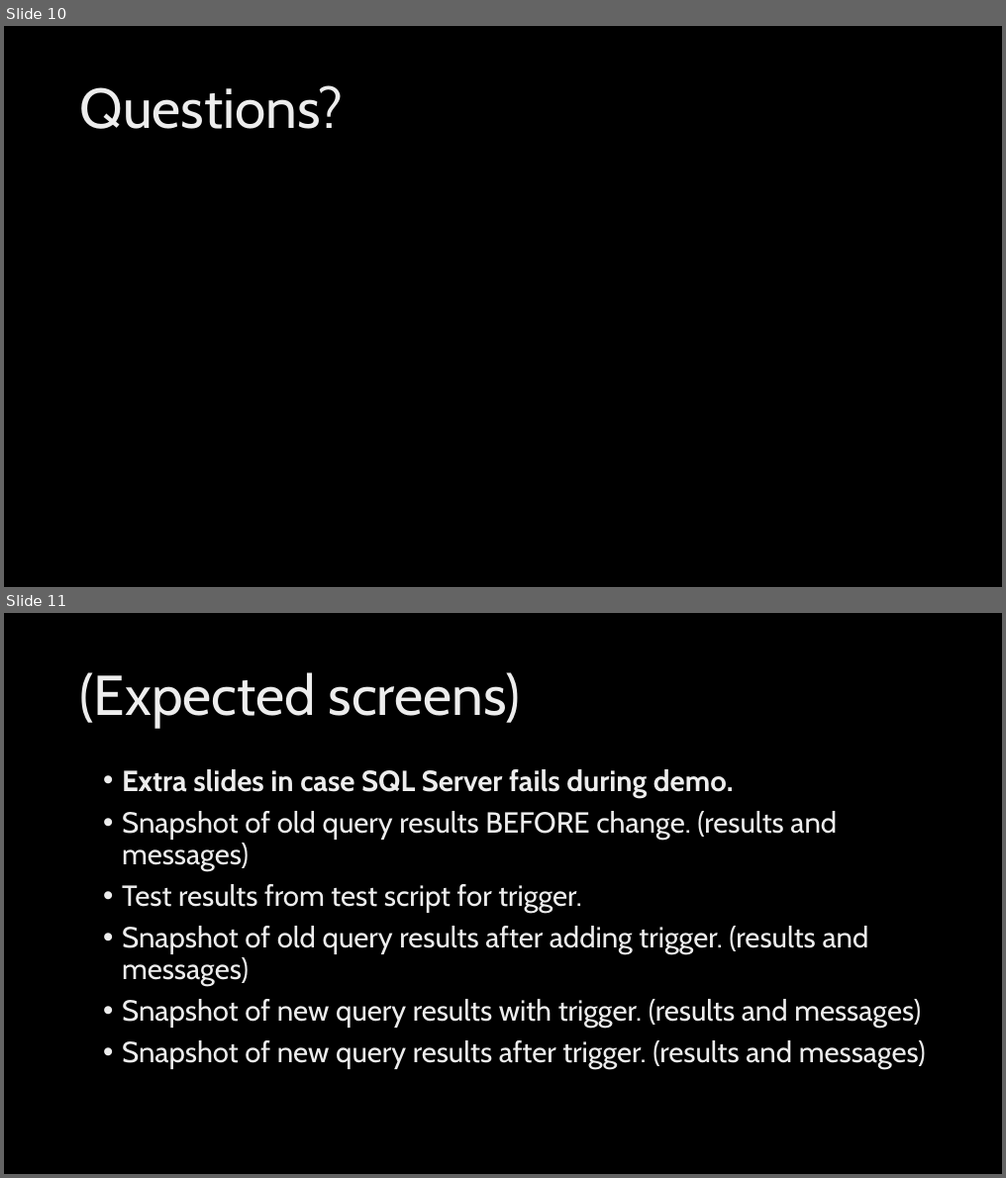
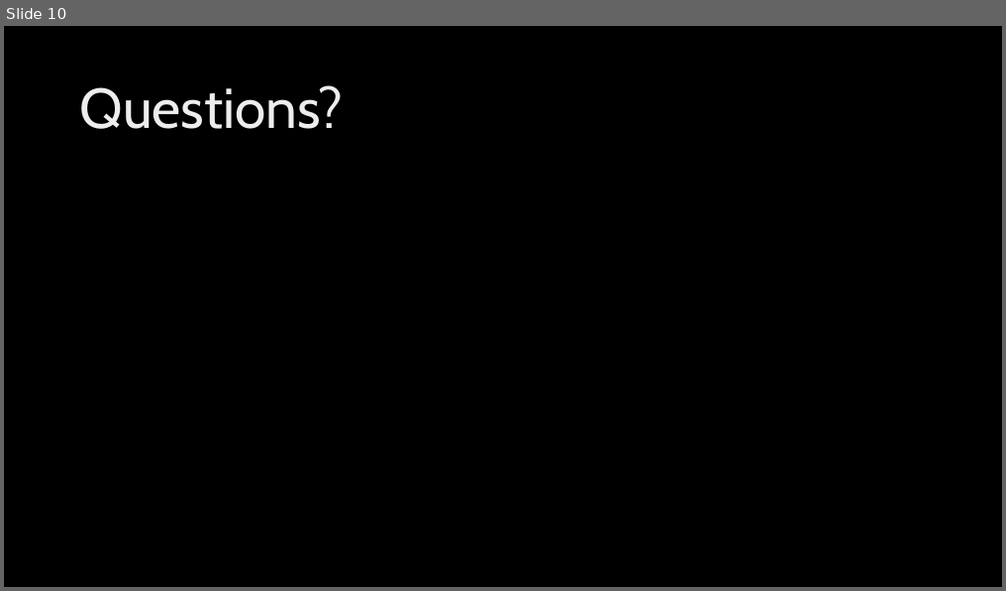
Before and after one commit to poedevop-fm/Database-Refactoring-Demo, a slide deck: Triggers & Refactoring.pptx. Shown one above the other, each under a label of ours: slides 10 and 11 before the commit, slide 10 after it. The pictures are 1006x1178 and 1006x591 pixels, drawn with LibreOffice and Linux fonts; fonts in the diff are those of the drawing; background and template pictures are left out. Boxes give left, top, right and bottom in pixels: in the first picture for what was removed or moved away, otherwise in the second. Text is boxed around its words. In the diff, an @@ line names an element or a change of style, - is before the commit and + after.

Commit message:
Second dry run
Added "SELECT *" statements at key points in "3 - Refactor.sql" file.
Created PNG files in case SQL Server is unavailable for some reason.
In the Powerpoint file, deleted line in Contract slide about removing stored procedures, to be consistent with Expand slide.  Also deleted "Extra slides" TODO slide.

```diff
--- a/Triggers & Refactoring.pptx
+++ b/Triggers & Refactoring.pptx
@@ slide 11 removed at (4,613,1002,1174), background picture (left out) @@
@@ title removed at (80,672,520,728) @@
-(Expected screens)
@@ text removed at (122,769,926,1070) @@
-• Extra slides in case SQL Server fails during demo.
-• Snapshot of old query results BEFORE change. (results and messages)
-• Test results from test script for trigger.
-• Snapshot of old query results after adding trigger. (results and messages)
-• Snapshot of new query results with trigger. (results and messages)
-• Snapshot of new query results after trigger. (results and messages)
```
Also in this commit, not shown: 2 slides changed, 10 other files.
